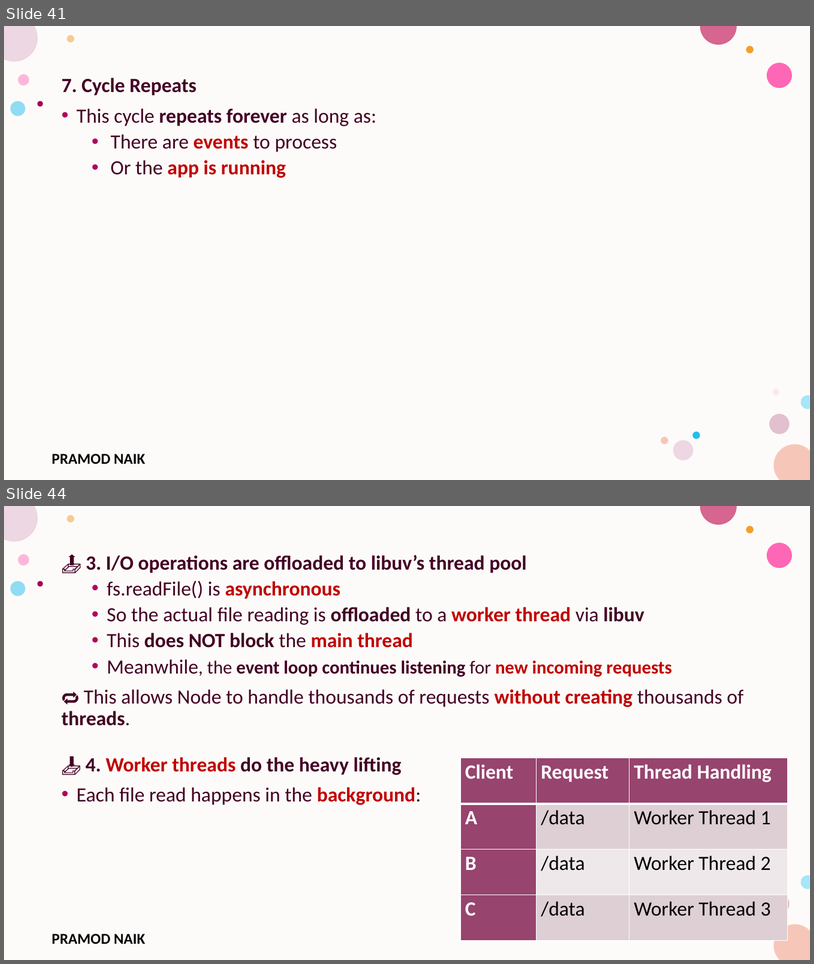
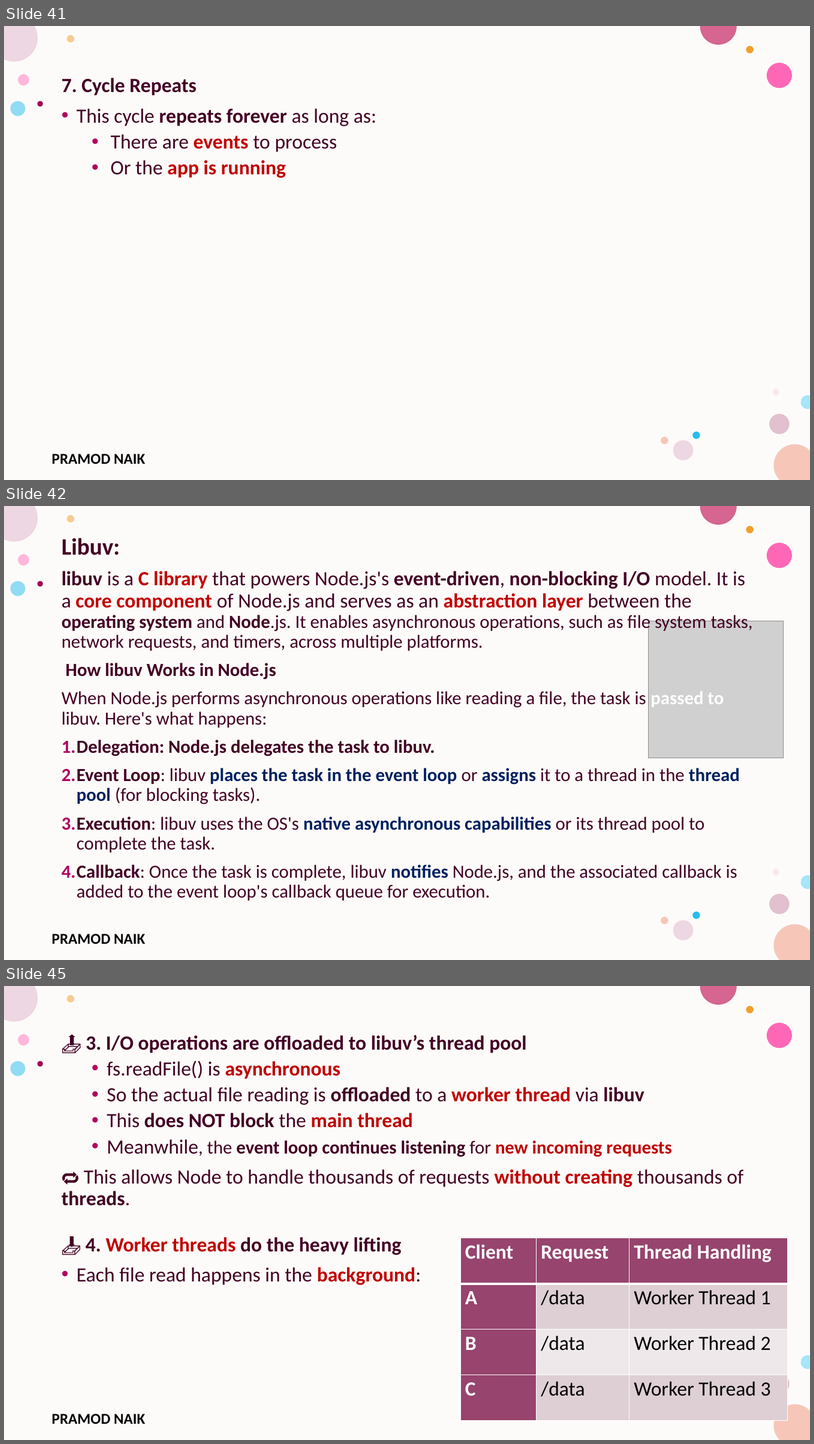
Before and after one commit to PRAMODNAIK-DEV/Node.js-Hands-on-Workshop, a slide deck: Day-1 – Node.js Fundamentals & HTTP Module.pptx. Shown one above the other, each under a label of ours: slides 41 and 44 before the commit, slides 41, 42 and 45 after it; the slides between them are not shown. The pictures are 814x964 and 814x1444 pixels, drawn with LibreOffice and Linux fonts; fonts in the diff are those of the drawing; grey boxes stand for pictures; background and template pictures are left out. Boxes give left, top, right and bottom in pixels: in the first picture for what was removed or moved away, otherwise in the second. Text is boxed around its words. In the diff, an @@ line names an element or a change of style, - is before the commit and + after.

```diff
--- a/Day-1 – Node.js Fundamentals & HTTP Module.pptx
+++ b/Day-1 – Node.js Fundamentals & HTTP Module.pptx
@@ slide 42 added at [4, 506, 810, 960], background #FFFFFF; not listed: 17 template elements that a slide beside it also shows @@
@@ text added at [62, 538, 753, 900], 22 pt, text #420023 @@
+Libuv:
+libuv is a C library that powers Node.js's event-driven, non-blocking I/O model. It is a core component of Node.js and serves as an abstraction layer between the operating system and Node.js. It enables asynchronous operations, such as file system tasks, network requests, and timers, across multiple platforms.
+How libuv Works in Node.js
+When Node.js performs asynchronous operations like reading a file, the task is passed to libuv. Here's what happens:
+1. Delegation: Node.js delegates the task to libuv.
+2. Event Loop: libuv places the task in the event loop or assigns it to a thread in the thread pool (for blocking tasks).
+3. Execution: libuv uses the OS's native asynchronous capabilities or its thread pool to complete the task.
+4. Callback: Once the task is complete, libuv notifies Node.js, and the associated callback is added to the event loop's callback queue for execution.
@@ picture added at [649, 621, 784, 757] @@
@@ what was slide 44 is now slide 45 @@
```
Also in this commit, not shown: 1 slide changed, 5 other files.
